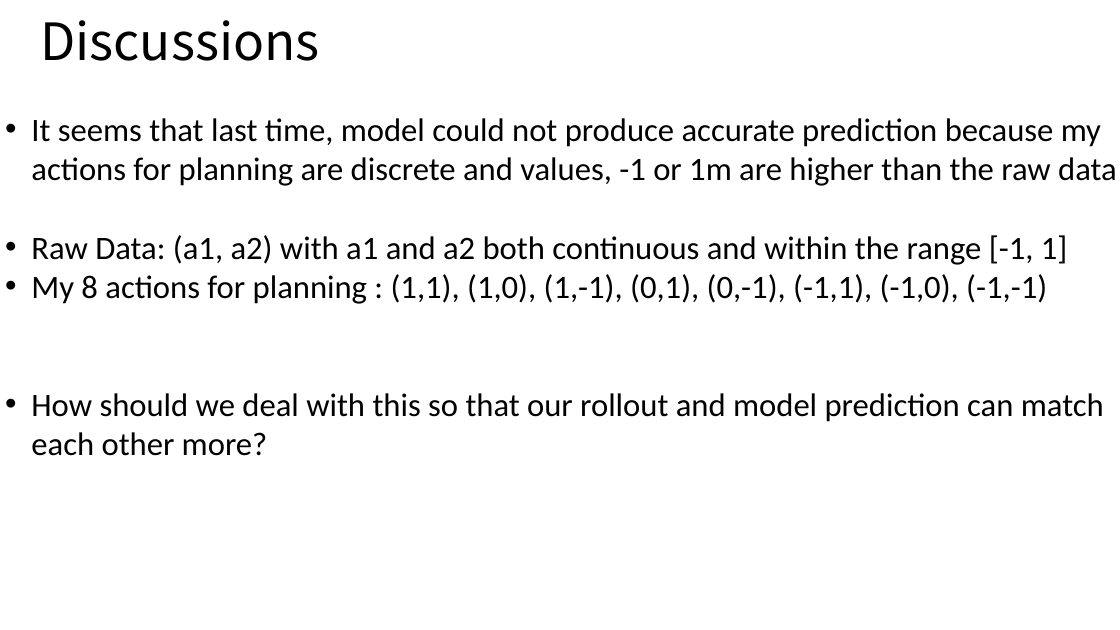
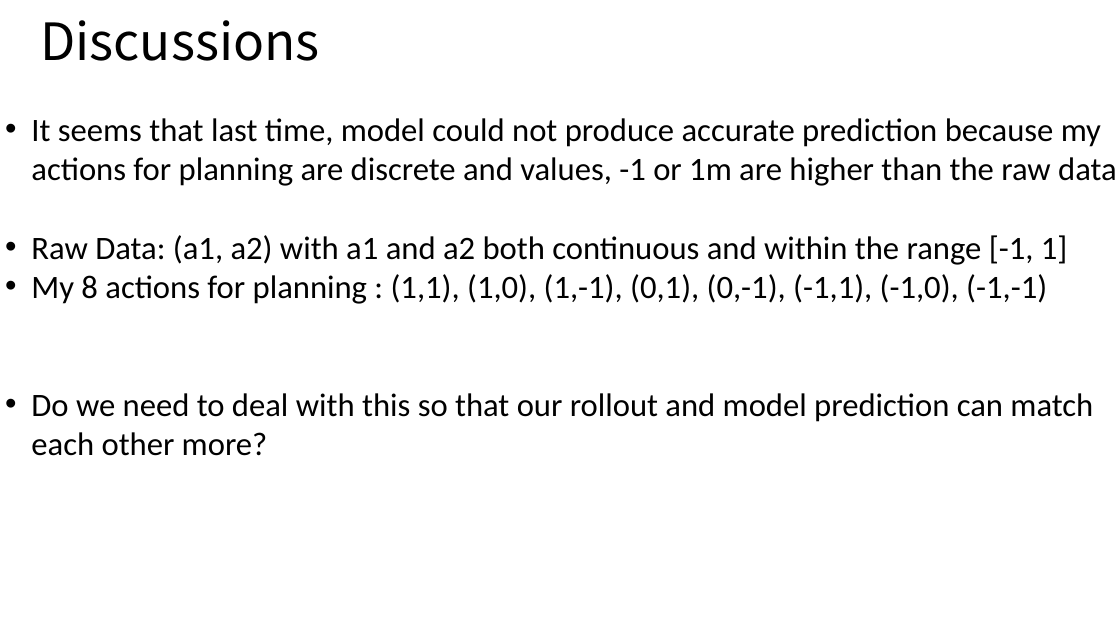
Before and after one commit to ShuoZ9379/t42_hand, a slide deck: slide 5 of zs_sim_robot/meeting_7/meeting_7.pptx (slide 4 before the commit). Drawn at 1120x630 pixels with LibreOffice and Linux fonts; fonts in the diff are those of the drawing. Boxes give left, top, right and bottom in pixels: in the first picture for what was removed or moved away, otherwise in the second. Text is boxed around its words. In the diff, an @@ line names an element or a change of style, - is before the commit and + after.

```diff
--- a/zs_sim_robot/meeting_7/meeting_7.pptx
+++ b/zs_sim_robot/meeting_7/meeting_7.pptx
@@ text at (31,393,1093,456): text changed @@
-• How should we deal with this so that our rollout and model prediction can match each other more?
+• Do we need to deal with this so that our rollout and model prediction can match each other more?
```
Also in this commit, not shown: 1 other slide changed, 3 slides removed, 23 other files.
